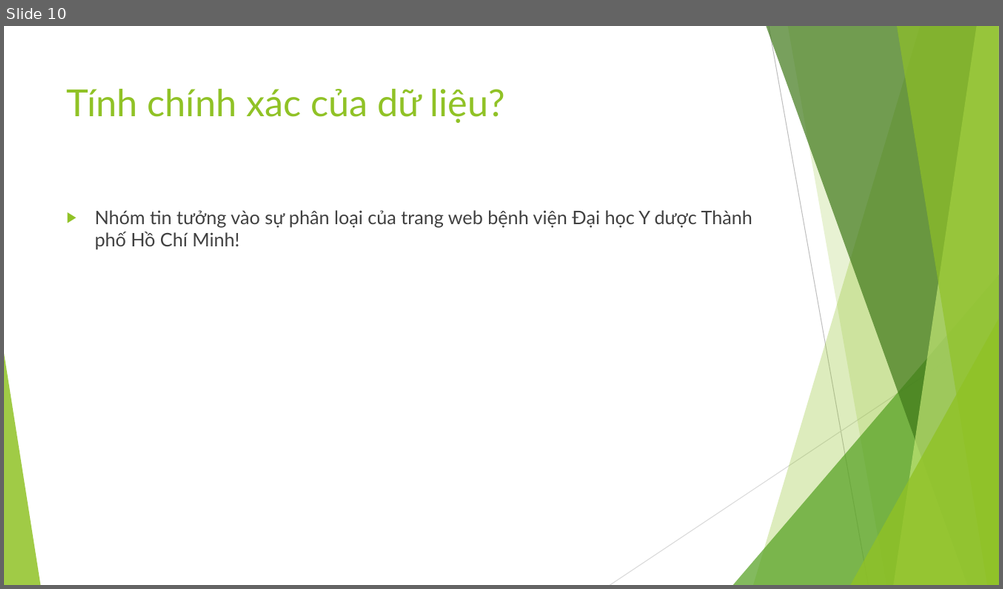
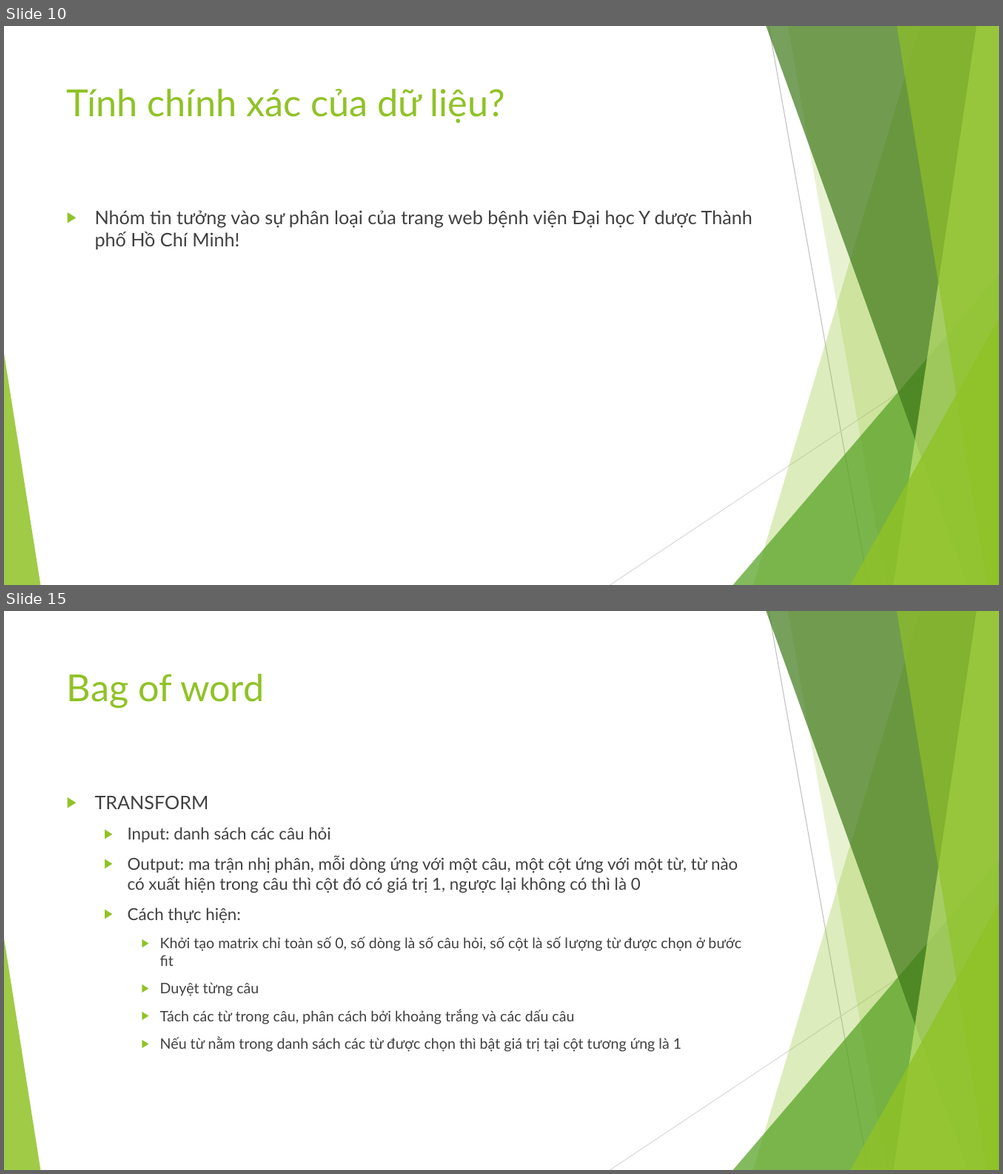
Before and after one commit to NhanCode/DataScienceFinalProject, a slide deck: DACK_Slide.pptx. Shown one above the other, each under a label of ours: slide 10 before the commit, slides 10 and 15 after it; the slides between them are not shown. The pictures are 1003x589 and 1003x1174 pixels, drawn with LibreOffice and Linux fonts; fonts in the diff are those of the drawing. Boxes give left, top, right and bottom in pixels: in the first picture for what was removed or moved away, otherwise in the second. Text is boxed around its words. In the diff, an @@ line names an element or a change of style, - is before the commit and + after.

```diff
--- a/DACK_Slide.pptx
+++ b/DACK_Slide.pptx
@@ slide 15 added at (4,611,999,1170), background #FFFFFF; not listed: 10 template elements that a slide beside it also shows @@
@@ title added at (67,674,264,708), 36 pt, text #90C226 @@
+Bag of word
@@ text added at (95,795,741,1052), 14 pt, text #404040 @@
+▶ TRANSFORM
+  ▶ Input: danh sách các câu hỏi
+  ▶ Output: ma trận nhị phân, mỗi dòng ứng với một câu, một cột ứng với một từ, từ nào có xuất hiện trong câu thì cột đó có giá trị 1, ngược lại không có thì là 0
+  ▶ Cách thực hiện:
+    ▶ Khởi tạo matrix chỉ toàn số 0, số dòng là số câu hỏi, số cột là số lượng từ được chọn ở bước fit
+    ▶ Duyệt từng câu
+    ▶ Tách các từ trong câu, phân cách bởi khoảng trắng và các dấu câu
+    ▶ Nếu từ nằm trong danh sách các từ được chọn thì bật giá trị tại cột tương ứng là 1
```
Also in this commit, not shown: 4 slides changed, 8 other slides added, 1 other file.
